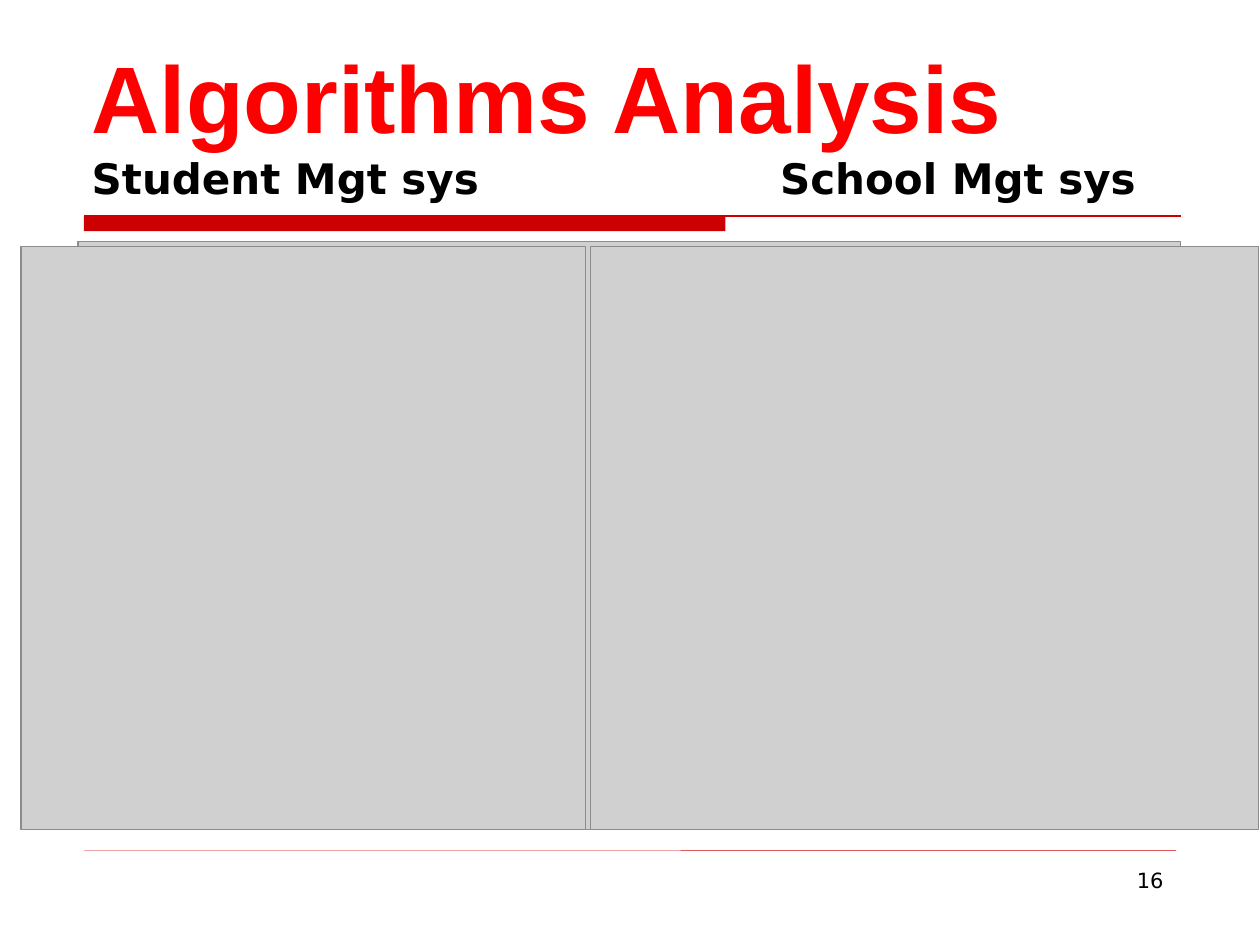
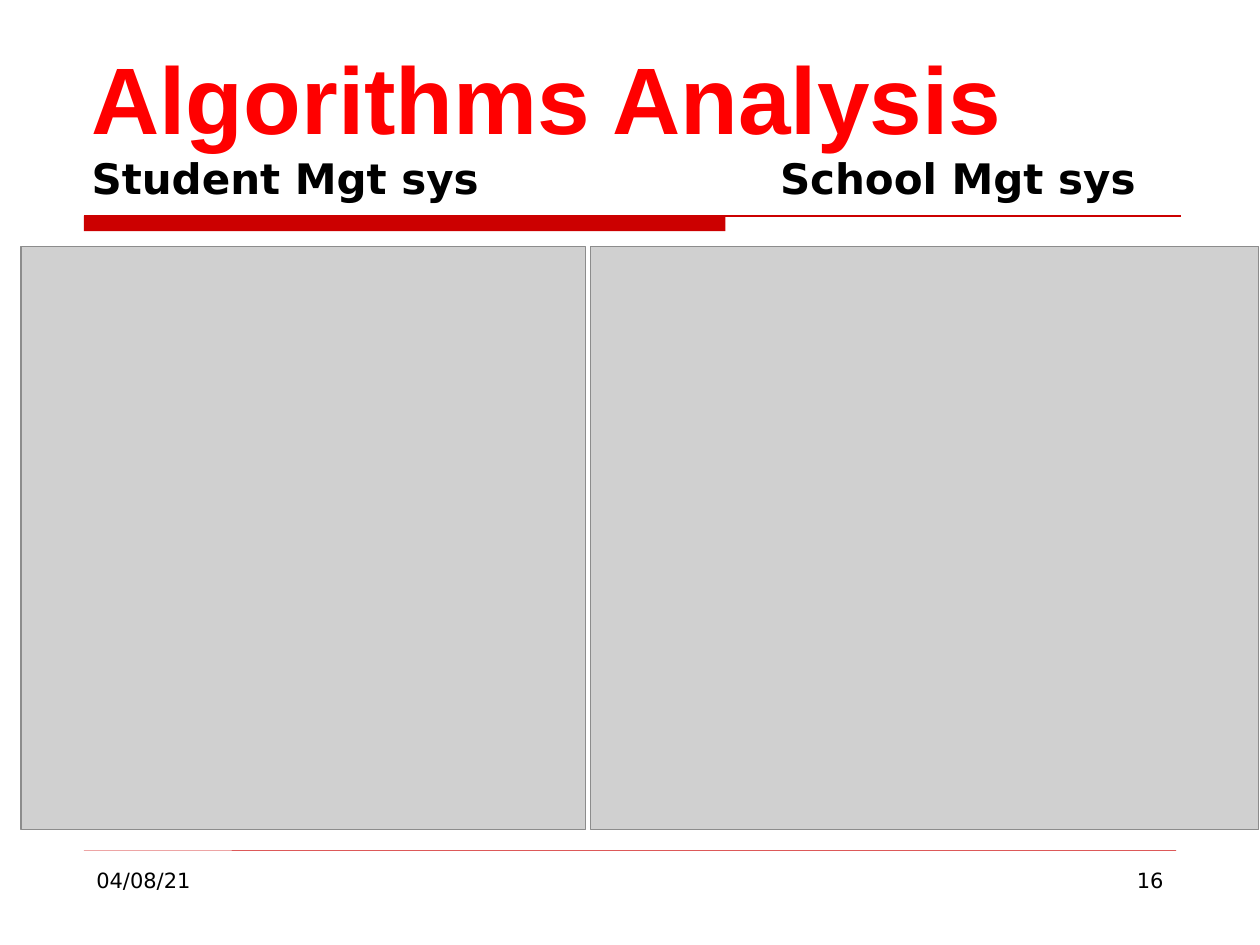
Before and after one commit to DaveatCor/RUPP-Y2, a slide deck: slide 16 of Chapter4_Algorithms Analysis.ppt. Drawn at 1260x945 pixels with LibreOffice and Linux fonts; fonts in the diff are those of the drawing; grey boxes stand for pictures; background and template pictures are left out. Boxes give left, top, right and bottom in pixels: in the first picture for what was removed or moved away, otherwise in the second. Text is boxed around its words. In the diff, an @@ line names an element or a change of style, - is before the commit and + after.

```diff
--- a/Chapter4_Algorithms Analysis.ppt
+++ b/Chapter4_Algorithms Analysis.ppt
@@ picture removed at (x1=78, y1=242, x2=1181, y2=830) @@
@@ text added at (x1=96, y1=872, x2=190, y2=890), 12 pt, text #000000 @@
+04/08/21
```
Also in this commit, not shown: 21 other slides changed, 2 slides added, 2 slides removed.
